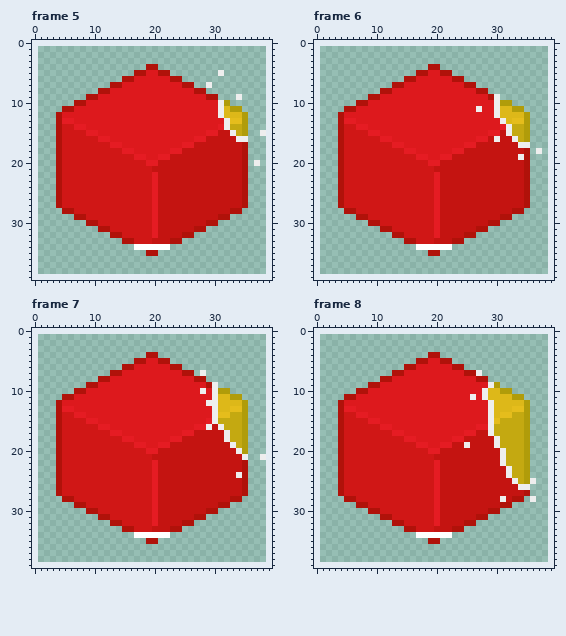
Two versions of one pixel-art file, sourceicons/cubes/sublime/source.ase. The picture above is the old version.
38x38 pixels, 60 frames. Colours within 5 levels of each other are drawn and written as one. Shown: frame 5, frame 6, frame 7, frame 8. The old version is drawn lined up with the new one, on the new canvas. The commit also changed other frames, which this record leaves out.
After:
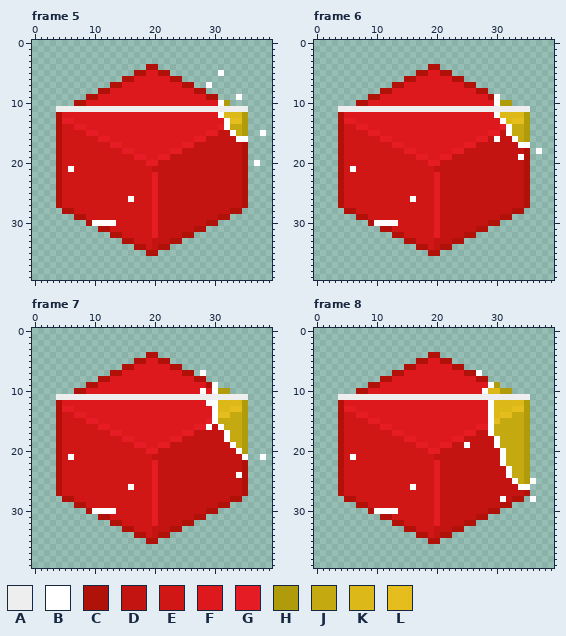
Palette (. is transparent): A #eeeeee  B #ffffff  C #b0120a  D #c41411  E #d01716  F #dd191d  G #e51c23  H #b09c0a  J #c4a911  K #ddb819  L #e5bd1c
From old to new:
canvas 38x38 -> 40x40, the old top-left corner now at 1,1
Changed rows in their new state; - is an unchanged pixel.
Frame 5:
first column x 4:
 5 ---------------------------B-------
 7 -------------------------B---------
 9 ------------------------------B----
10 ---------------------------B-------
11 AAAAAAAAAAAAAAAAAAAAAAAAAAA-AAAA---
12 ---------------------------B-------
13 ----------------------------B------
14 ----------------------------B------
15 -----------------------------B----B
16 ------------------------------BB---
first column x 6:
20 -------------------------------B
21 B-------------------------------
first column x 16:
26 B
first column x 10:
30 BBBB
first column x 17:
34 CCEDCC
Frame 6:
first column x 4:
 9 --------------------------B-------
10 --------------------------B-------
11 AAAAAAAAAAAAAAAAAAAAAAA-AA-AAAAA--
12 --------------------------B-------
13 ---------------------------B------
14 ----------------------------B-----
15 ----------------------------B-----
16 --------------------------B--B----
17 ------------------------------BB--
18 ---------------------------------B
19 ------------------------------B---
21 --B-------------------------------
first column x 16:
26 B
first column x 10:
30 BBBB
first column x 17:
34 CCEDCC
Frame 7:
first column x 4:
 7 ------------------------B----------
 9 --------------------------B--------
10 ------------------------B-B--------
11 AAAAAAAAAAAAAAAAAAAAAAAAAA-AAAAA---
12 -------------------------BB--------
13 --------------------------B--------
14 --------------------------B--------
15 --------------------------B--------
16 -------------------------B-B-------
17 ----------------------------B------
18 ----------------------------B------
19 -----------------------------B-----
20 ------------------------------B----
21 --B----------------------------B--B
24 ------------------------------B----
26 ------------B----------------------
first column x 10:
30 BBBB
first column x 17:
34 CCEDCC
Frame 8:
first column x 4:
 7 -----------------------B---------
 9 -------------------------B-------
10 ------------------------B--------
11 AAAAAAAAAAAAAAAAAAAAAA-A-AAAAAAA-
12 -------------------------B-------
13 -------------------------B-------
14 -------------------------B-------
15 -------------------------B-------
16 -------------------------B-------
17 -------------------------B-------
18 --------------------------B------
19 ---------------------B----B------
20 ---------------------------B-----
21 --B------------------------B-----
22 ---------------------------B-----
23 ----------------------------B----
24 ----------------------------B----
25 -----------------------------B--B
26 ------------B-----------------BB-
28 ---------------------------B----B
30 ------BBBB-----------------------
first column x 17:
34 CCEDCC
